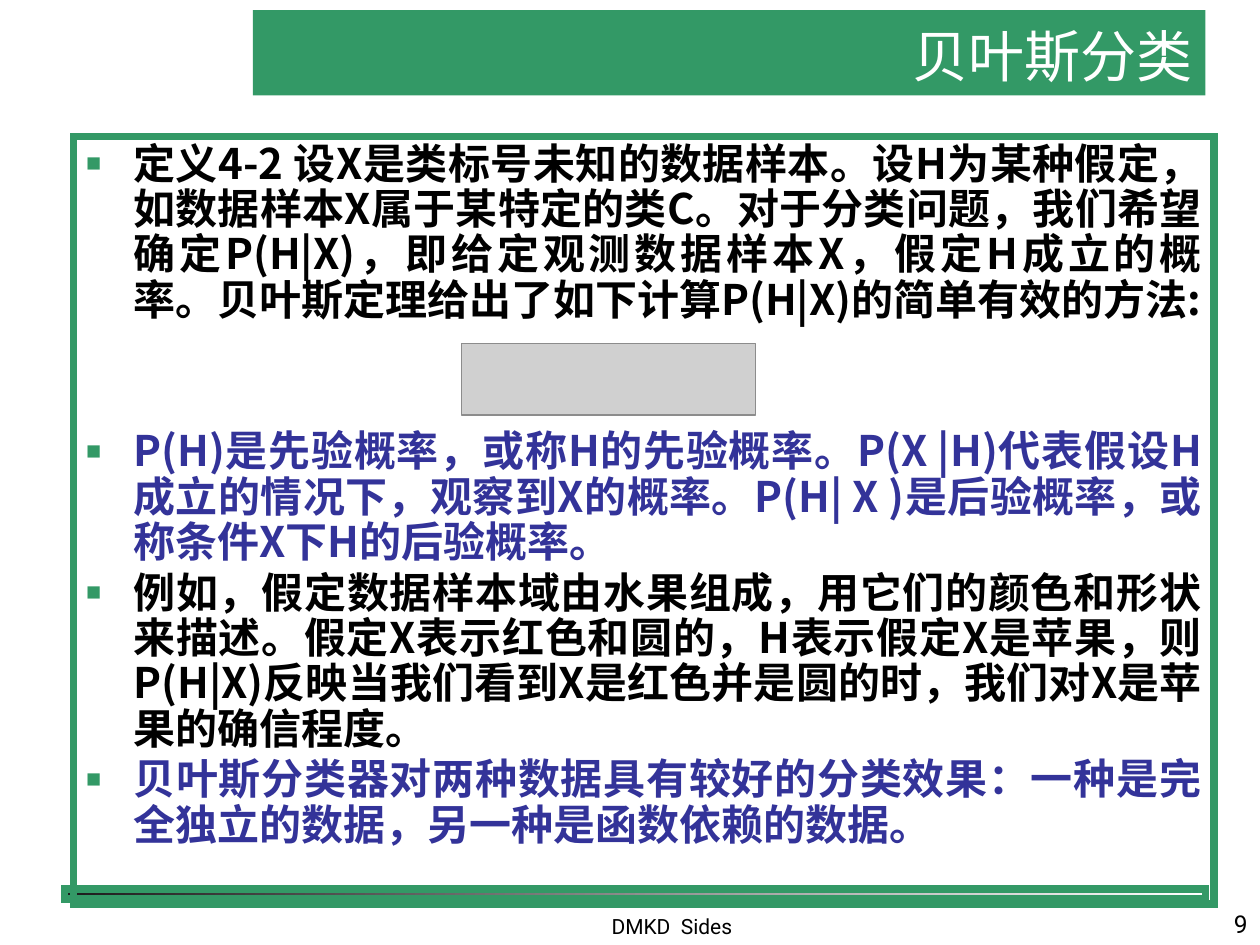
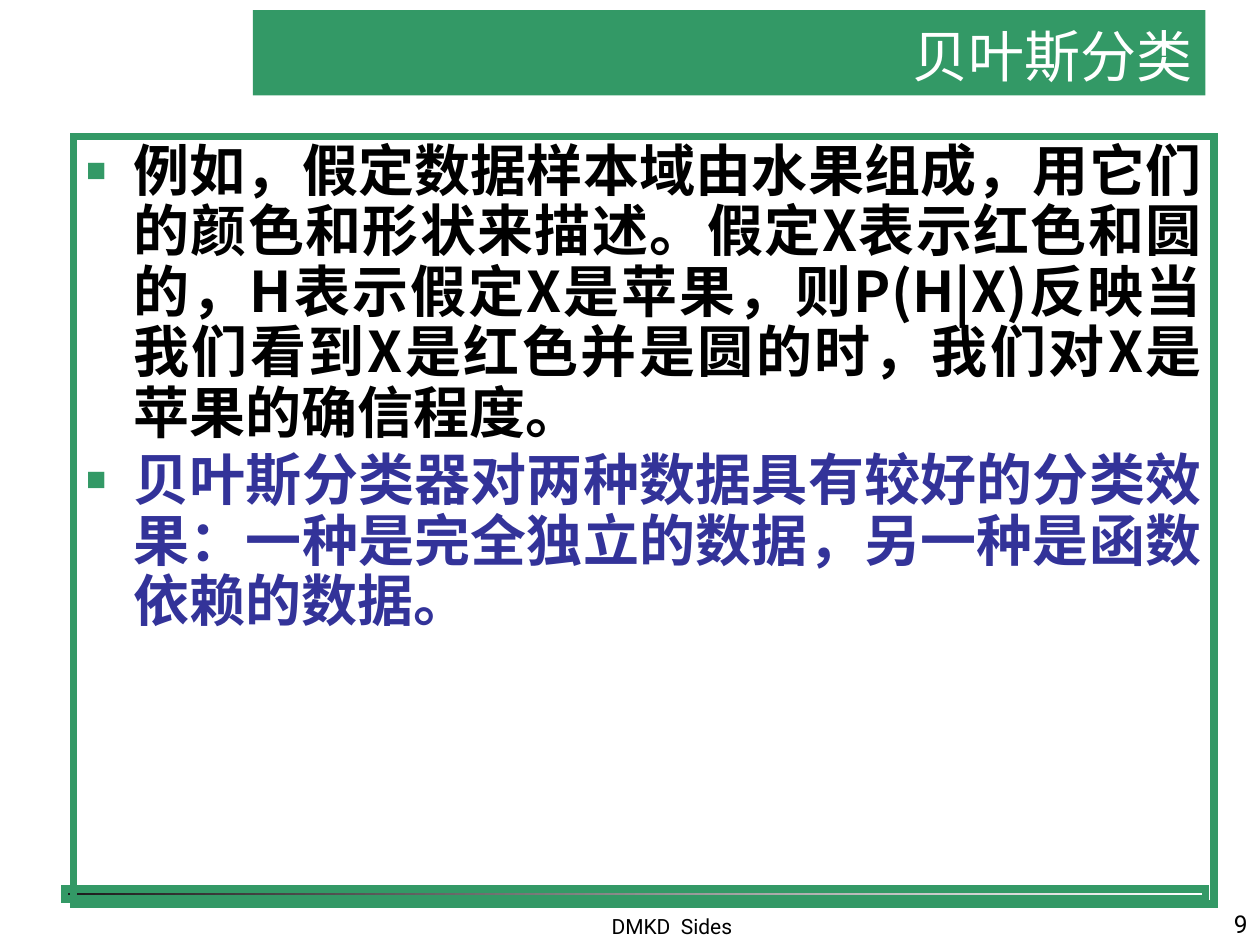
Before and after one commit to shfkuang/shfkuang.github.io, a slide deck: slide 9 of dm/ch4.4.ppt. Drawn at 1260x945 pixels with LibreOffice and Linux fonts; fonts in the diff are those of the drawing; grey boxes stand for pictures; background and template pictures are left out. Boxes give left, top, right and bottom in pixels: in the first picture for what was removed or moved away, otherwise in the second. Text is boxed around its words. In the diff, an @@ line names an element or a change of style, - is before the commit and + after.

```diff
--- a/dm/ch4.4.ppt
+++ b/dm/ch4.4.ppt
@@ text "例如，假定数据样本域由水果组成，用它们的颜色和形状来描述。假定X表示红色和圆的，H表示假定X是苹果，则P(H|X)反映当 ..." at [73,136,1215,903]: size 24 to 32 pt; more space between paragraphs @@
@@ text at [133,136,1202,561]: paragraphs removed @@
-■ 定义4-2 设X是类标号未知的数据样本。设H为某种假定，如数据样本X属于某特定的类C。对于分类问题，我们希望确定P(H|X)，即给定观测数据样本X，假定H成立的概率。贝叶斯定理给出了如下计算P(H|X)的简单有效的方法:
-■ P(H)是先验概率，或称H的先验概率。P(X |H)代表假设H成立的情况下，观察到X的概率。P(H| X )是后验概率，或称条件X下H的后验概率。
@@ picture removed at [461,344,755,416] @@
```
Also in this commit, not shown: 3 other slides changed, 1 slide added, 1 other file.
